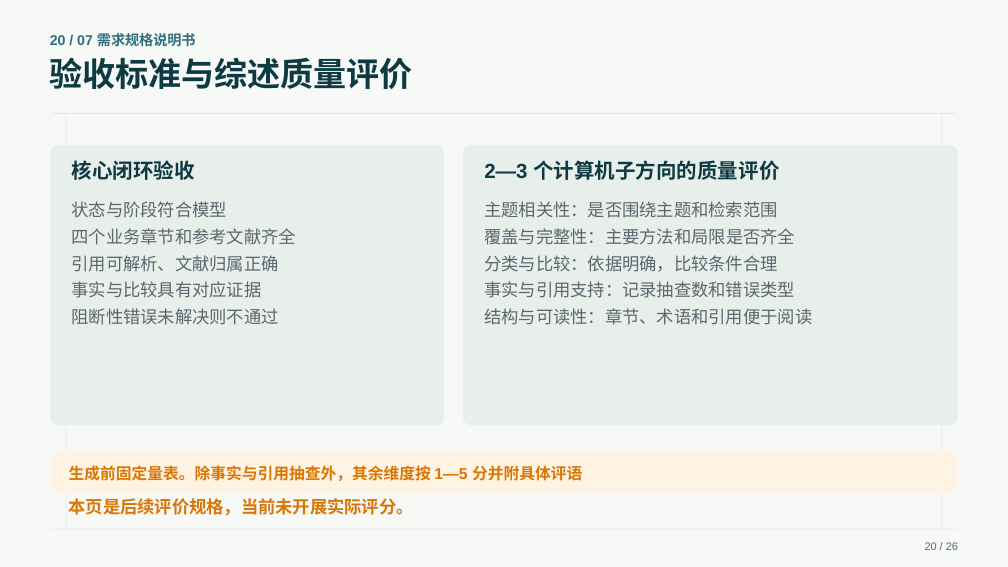
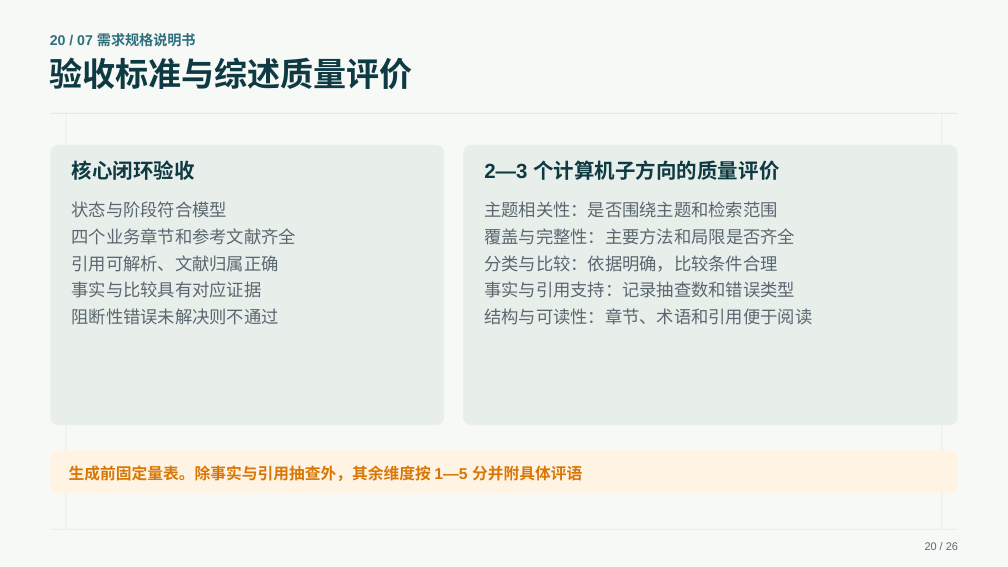
Before and after one commit to wdxf2/Paper-Agent, a slide deck: slide 20 of 需求分析/需求分析设计汇报第二版.pptx. Drawn at 1008x567 pixels with LibreOffice and Linux fonts; fonts in the diff are those of the drawing. Boxes give left, top, right and bottom in pixels: in the first picture for what was removed or moved away, otherwise in the second. Text is boxed around its words. In the diff, an @@ line names an element or a change of style, - is before the commit and + after.

```diff
--- a/需求分析/需求分析设计汇报第二版.pptx
+++ b/需求分析/需求分析设计汇报第二版.pptx
@@ text removed at (69, 498, 414, 516) @@
-本页是后续评价规格，当前未开展实际评分。
```
Also in this commit, not shown: 7 other slides changed.
